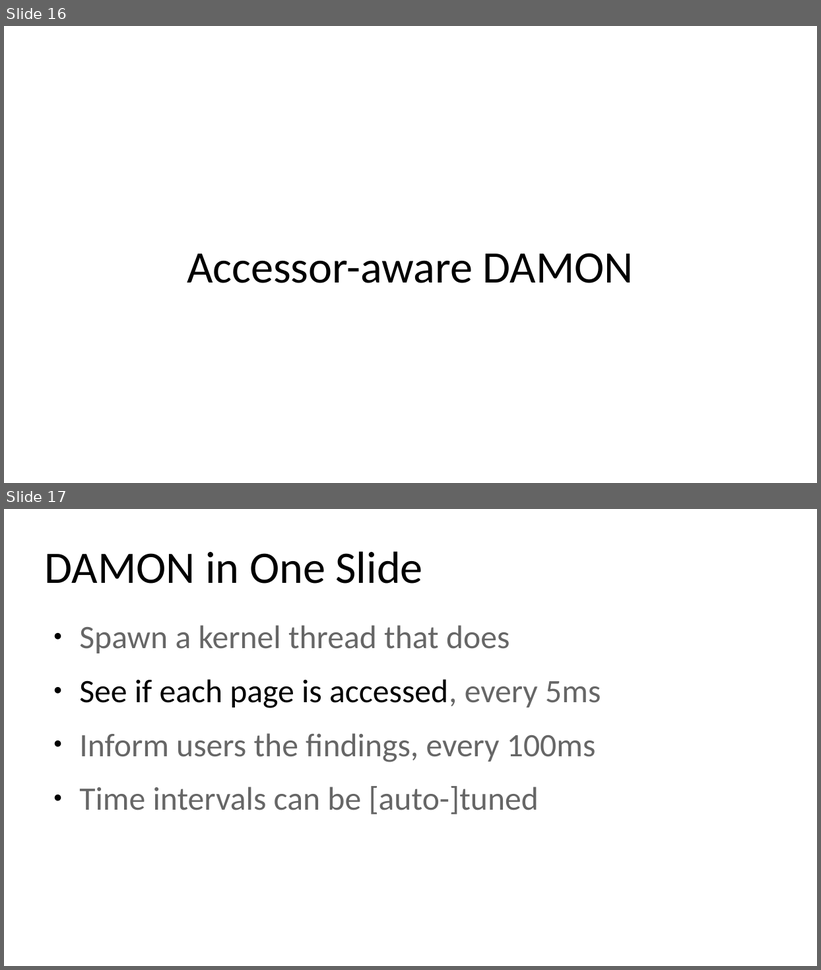
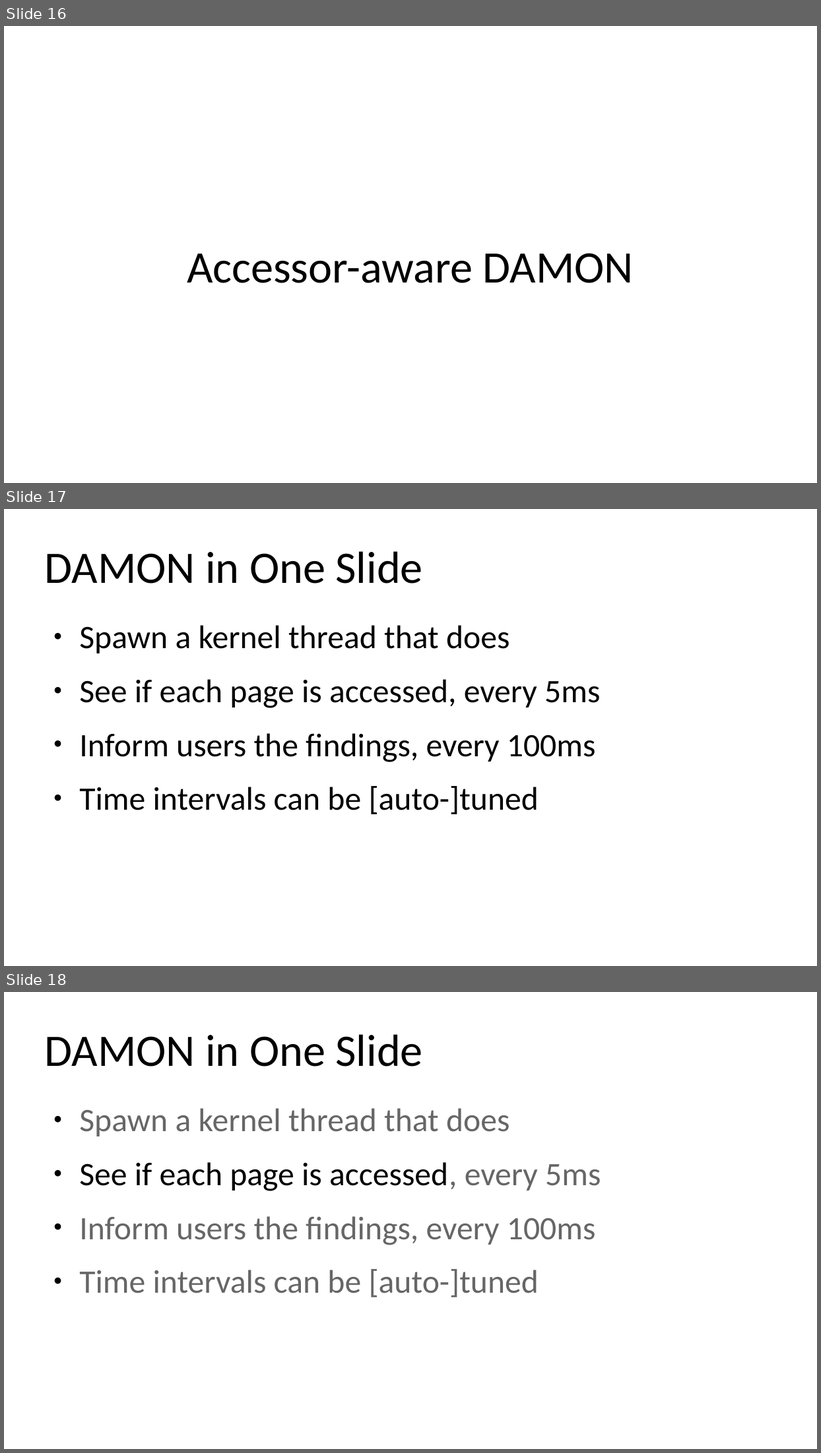
Before and after one commit to damonitor/talks, a slide deck: 2026/lpc/spmm_micro_conf/damon_for_cgxpu_numa.odp. Shown one above the other, each under a label of ours: slides 16 and 17 before the commit, slides 16, 17 and 18 after it. The pictures are 821x970 and 821x1453 pixels, drawn with LibreOffice and Linux fonts; fonts in the diff are those of the drawing. Boxes give left, top, right and bottom in pixels: in the first picture for what was removed or moved away, otherwise in the second. Text is boxed around its words. In the diff, an @@ line names an element or a change of style, - is before the commit and + after.

```diff
--- a/2026/lpc/spmm_micro_conf/damon_for_cgxpu_numa.odp
+++ b/2026/lpc/spmm_micro_conf/damon_for_cgxpu_numa.odp
@@ slide 17 added at box(4, 509, 817, 966), background #FFFFFF @@
@@ title added at box(45, 551, 423, 584), 44 pt, text #000000 @@
+DAMON in One Slide
@@ text added at box(79, 625, 600, 815), 32 pt, text #000000 @@
+● Spawn a kernel thread that does
+● See if each page is accessed, every 5ms
+● Inform users the findings, every 100ms
+● Time intervals can be [auto-]tuned
@@ what was slide 17 is now slide 18 @@
```
Also in this commit, not shown: 9 slides changed, 1 other file.
